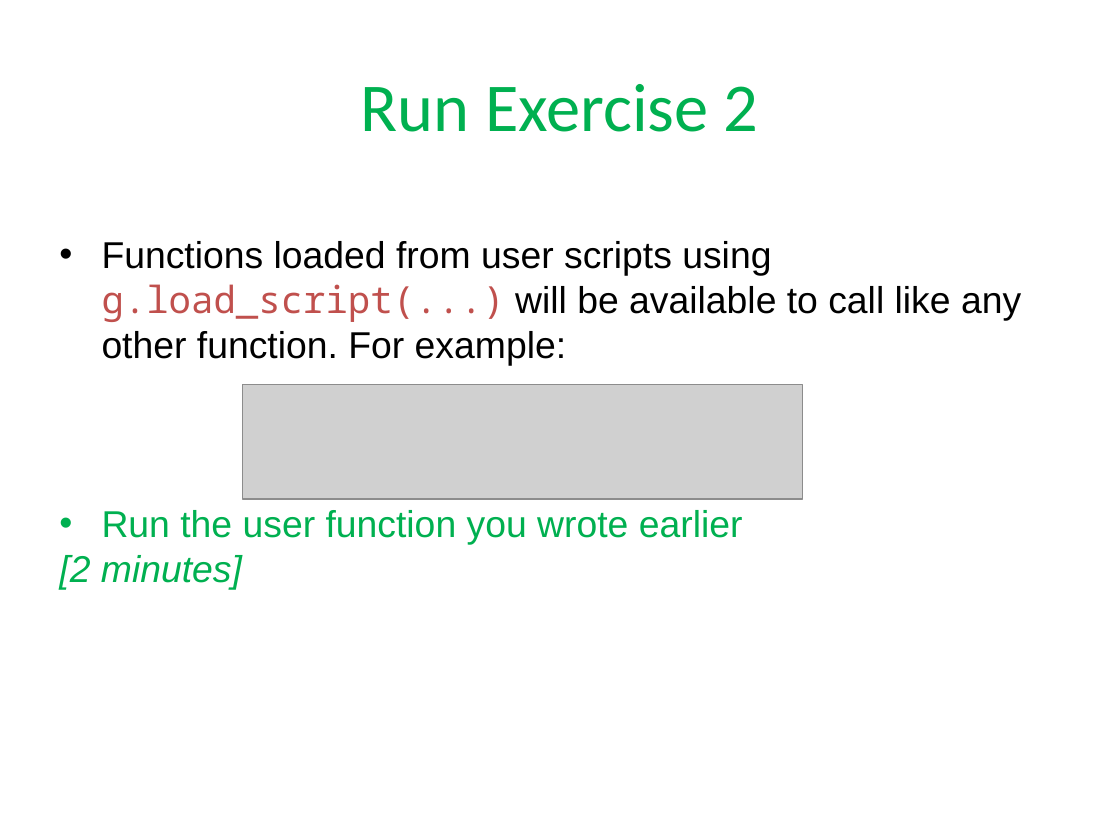
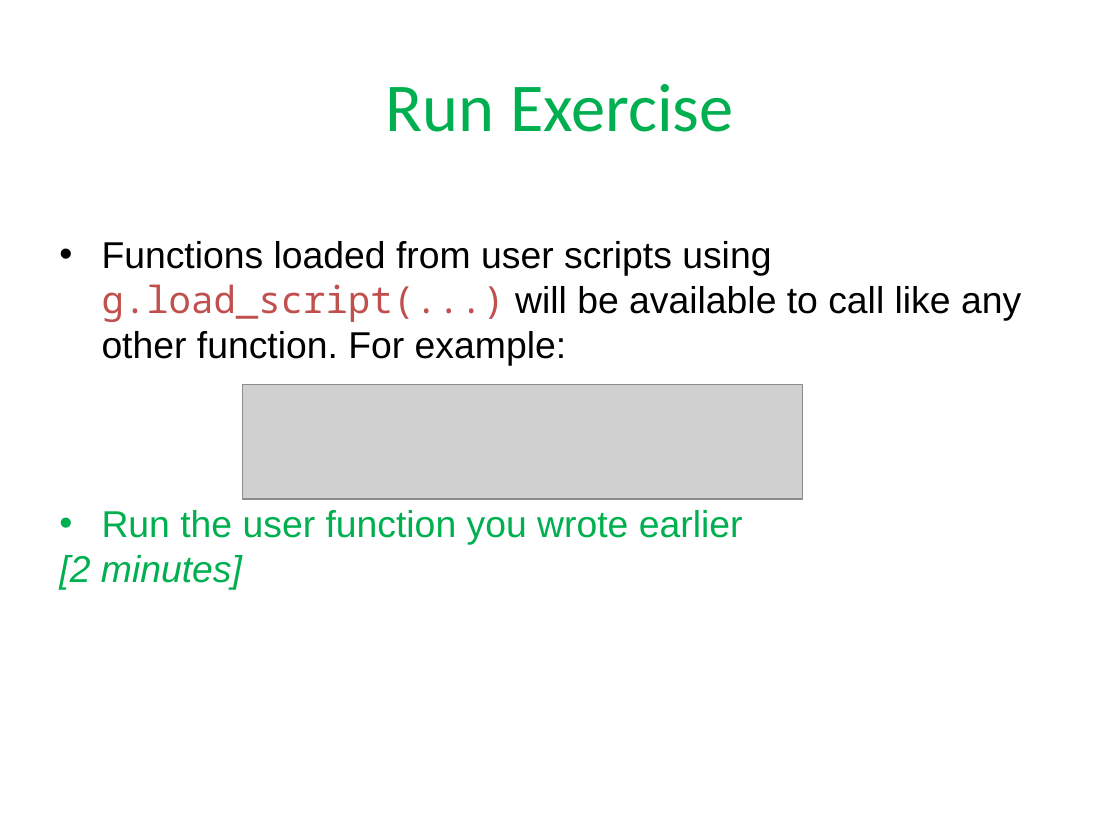
Before and after one commit to ISISComputingGroup/ibex_user_manual, a slide deck: slide 26 of genie_python_and_ibex/genie_python_and_ibex.pptx (slide 29 before the commit). Drawn at 1120x840 pixels with LibreOffice and Linux fonts; fonts in the diff are those of the drawing; grey boxes stand for pictures; background and template pictures are left out. Boxes give left, top, right and bottom in pixels: in the first picture for what was removed or moved away, otherwise in the second. Text is boxed around its words. In the diff, an @@ line names an element or a change of style, - is before the commit and + after.

```diff
--- a/genie_python_and_ibex/genie_python_and_ibex.pptx
+++ b/genie_python_and_ibex/genie_python_and_ibex.pptx
@@ title at <box>386,84,733,132</box>: text changed @@
-Run Exercise 2
+Run Exercise
```
Also in this commit, not shown: 7 other slides changed, 2 slides added, 2 slides removed.
